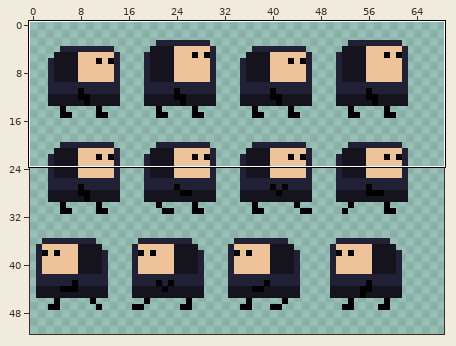
One commit to this sprite sheet: Code/app/src/main/res/drawable/sprite_player_1.png. Above: a wide view before the commit, with the close-up outlined.
Close-up. Before:
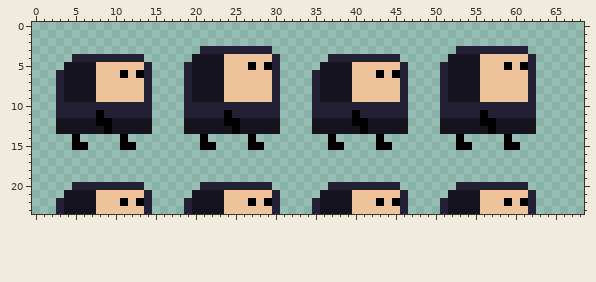
The file is 128x128 pixels. Shown: x 0..68, y 0..23. The wide view leaves out empty margins.
After the commit:
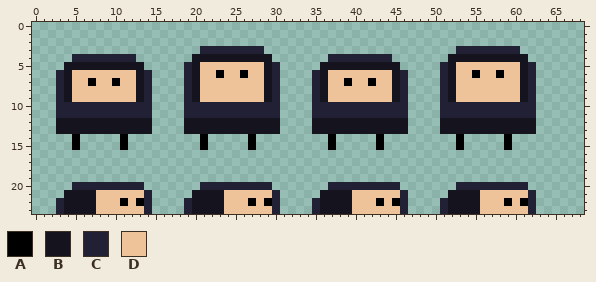
Palette (. is transparent): A #000000  B #14131e  C #222034  D #eec39a
Edits made:
Colour A replaces colour B in row 6 at x 23 and 55; in row 7 at x 7 and 39.
Colour A replaces colour D in row 6 at x 26 and 58; in row 7 at x 10 and 42.
Colour B replaces colour A in row 5 at x 29 and 61; in row 6 at x 13 and 45; in row 12 at x 8 to 9, 24 to 25, 40 to 41 and 56 to 57; in row 13 at x 9, 25, 41 and 57.
Colour B replaces colour D in row 4 at x 24 to 29 and 56 to 61; in row 5 at x 8 to 13 and 40 to 45; in row 6 at x 29 and 61; in rows 7 to 9 at x 13, 29, 45 and 61.
Colour C replaces colour A in row 11 at x 8, 24, 40 and 56.
Colour D replaces colour A in row 5 at x 27 and 59; in row 6 at x 11 and 43.
Colour D replaces colour B in row 5 at x 21 to 23 and 53 to 55; in row 6 at x 5 to 7, 21 to 22, 37 to 39 and 53 to 54; in row 7 at x 5 to 6, 21 to 23, 37 to 38 and 53 to 55; in rows 8 to 9 at x 5 to 7, 21 to 23, 37 to 39 and 53 to 55.
Colour A is gone in row 15 at x 6, 12, 22, 28, 38, 44, 54 and 60.
Colour C is gone in row 3 at x 29 and 61; in row 4 at x 13, 30, 45 and 62; in row 5 at x 14 and 46.
Pixel boxes of the changes (left, top, right, bottom) in both close-ups:
changed: (200, 46, 280, 150)
changed: (456, 46, 536, 150)
changed: (72, 54, 152, 150)
changed: (328, 54, 408, 150)
